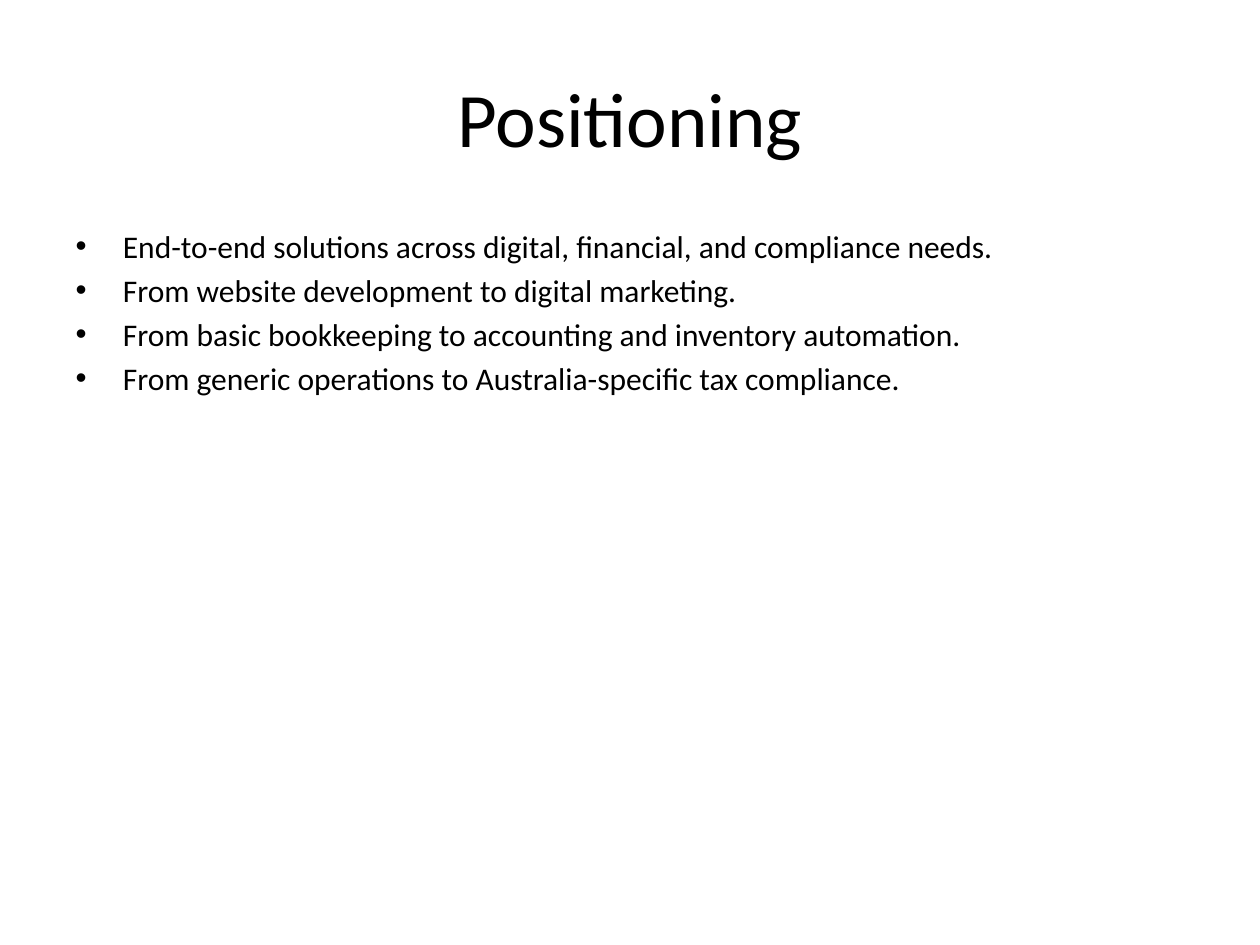
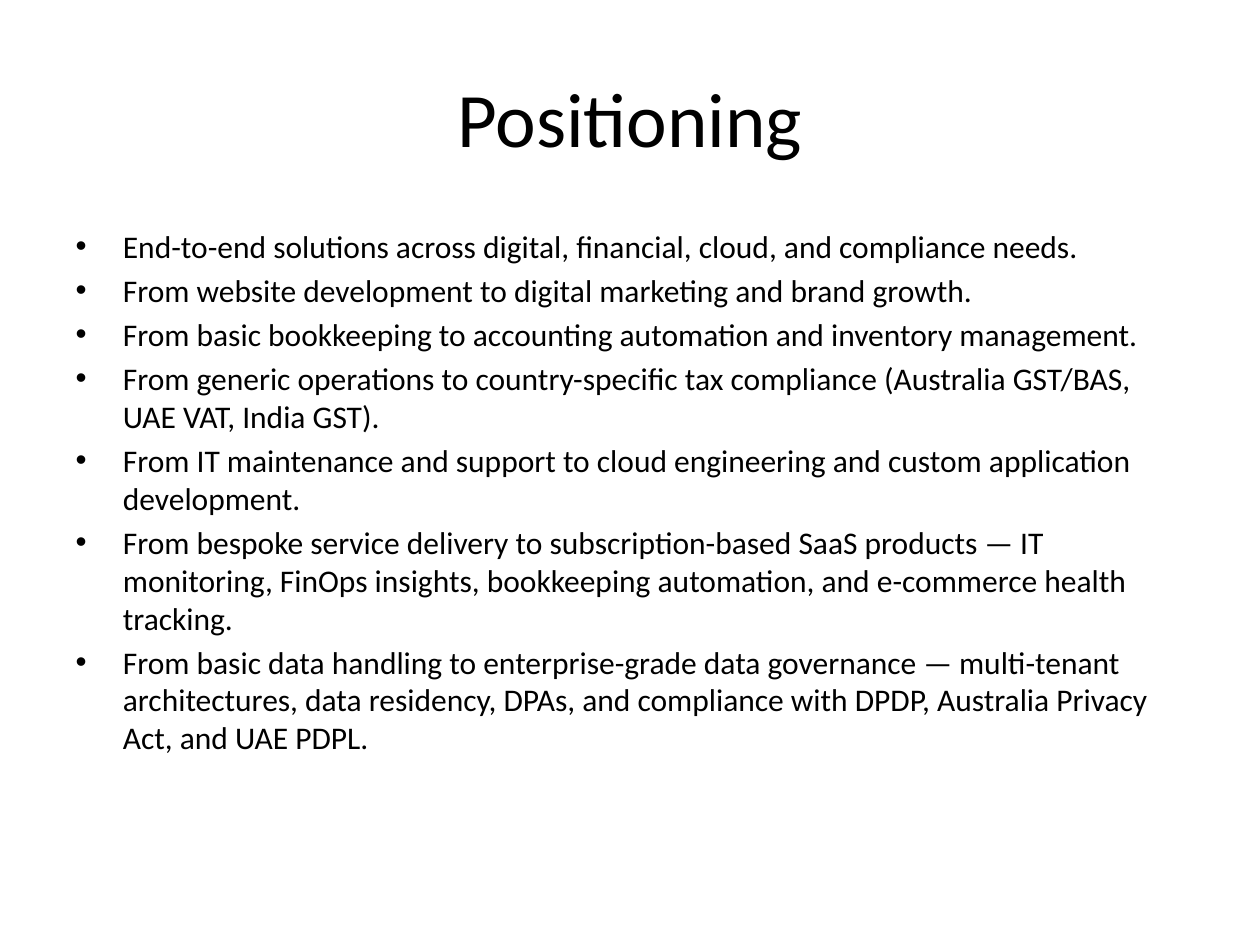
Before and after one commit to rajendran30/techsprint, a slide deck: slide 5 of marketing-strategy.pptx. Drawn at 1260x945 pixels with LibreOffice and Linux fonts; fonts in the diff are those of the drawing. Boxes give left, top, right and bottom in pixels: in the first picture for what was removed or moved away, otherwise in the second. Text is boxed around its words. In the diff, an @@ line names an element or a change of style, - is before the commit and + after.

Commit message:
Added value additions and combined Cloud consulting and Finops into one category

```diff
--- a/marketing-strategy.pptx
+++ b/marketing-strategy.pptx
@@ text at box(123, 236, 1147, 753): text changed @@
-• End-to-end solutions across digital, financial, and compliance needs.
-• From website development to digital marketing.
-• From basic bookkeeping to accounting and inventory automation.
-• From generic operations to Australia-specific tax compliance.
+• End-to-end solutions across digital, financial, cloud, and compliance needs.
+• From website development to digital marketing and brand growth.
+• From basic bookkeeping to accounting automation and inventory management.
+• From generic operations to country-specific tax compliance (Australia GST/BAS, UAE VAT, India GST).
+• From IT maintenance and support to cloud engineering and custom application development.
+• From bespoke service delivery to subscription-based SaaS products — IT monitoring, FinOps insights, bookkeeping automation, and e-commerce health tracking.
+• From basic data handling to enterprise-grade data governance — multi-tenant architectures, data residency, DPAs, and compliance with DPDP, Australia Privacy Act, and UAE PDPL.
```
Also in this commit, not shown: 8 other slides changed, 1 slide added, 8 other files.
